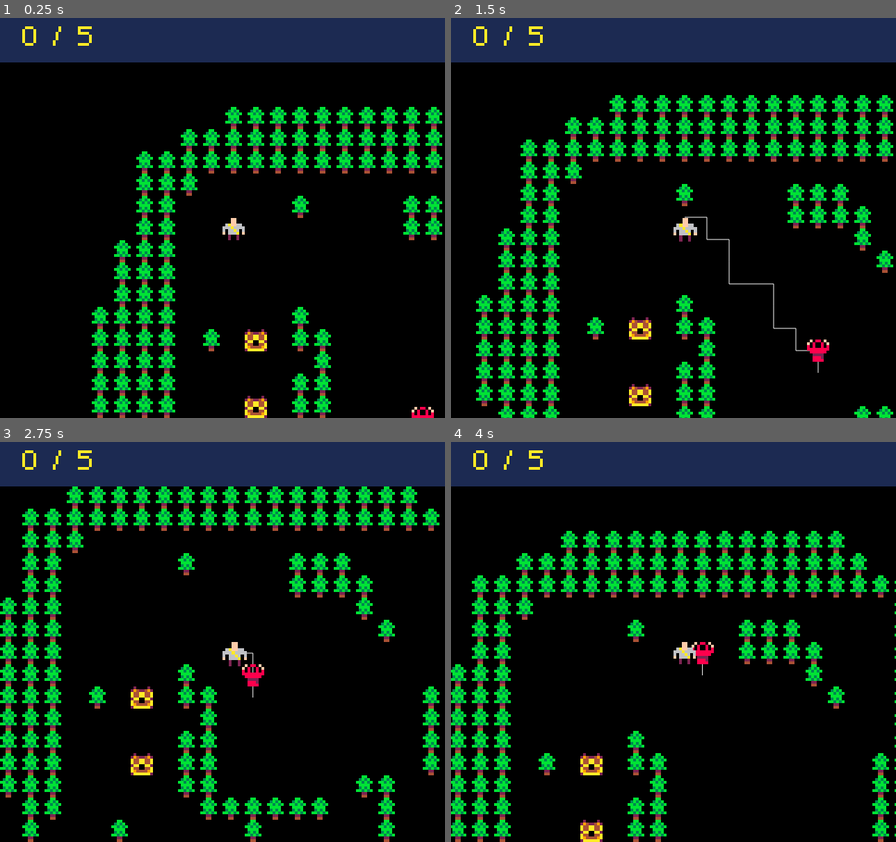
Above: before the commit, frames 1-4 (two rows, left to right).
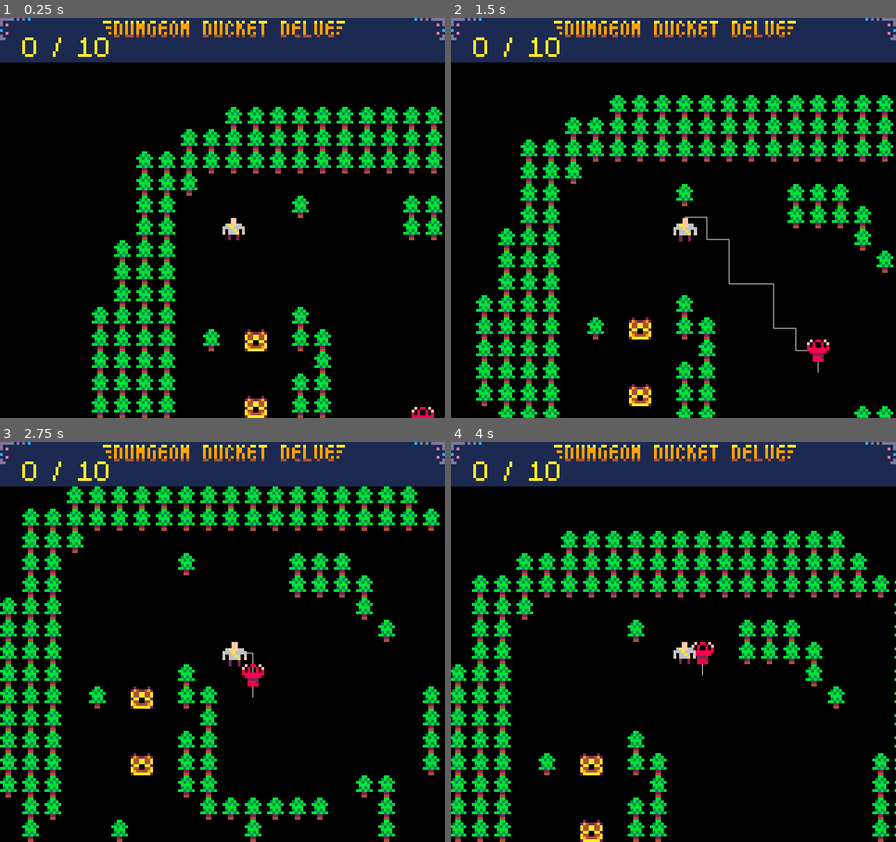
Above: after the commit, the same moments.

Repository: heysai06/dungeon-ducket-delve
Game: Godot game, scene res://Levels/main.tscn
The game is run twice, just before and just after one commit, with the same random seed, the same clock (stepped at 60 frames per second) and the same inputs.
Inputs:
- Up to frame 1 (0.25 s): no input
- Up to frame 2 (1.5 s): tap Enter at 0.5 s; hold Right (ui_right) 0.53-1.28 s; hold Down (ui_down) from 1.28 s (still down)
- Up to frame 3 (2.75 s): release Down (ui_down) at 2.03 s; hold Right (ui_right) from 2.03 s (still down)
- Up to frame 4 (4 s): release Right (ui_right) at 2.78 s; hold Up (ui_up) 2.78-3.53 s; hold Left (ui_left) from 3.53 s (still down)

The runs differ from the first frame. In frame 1, 1.4% of the frame differs, in the area x 0-100%, y 0-10%; in frame 2, 1.4%; in frame 3, 1.4%; in frame 4, 1.4%.

Commit message:
Added header sprite to HUD. Each level can now have their own Ducket Goal

Diff:
--- a/HUD/HUD.gd
+++ b/HUD/HUD.gd
@@ -1,6 +1,7 @@
 extends Control
 
 var player
+var level
 
 func _ready():
 	yield(get_tree(), "idle_frame")
@@ -9,7 +10,9 @@
 	if tree.has_group("Player"):
 		player = tree.current_scene.get_node("Player")
 
+	level = tree.current_scene.get_node("TileMap")
+	print(level)
 
 # Called every frame. 'delta' is the elapsed time since the previous frame.
 func _process(delta):
-	$RichTextLabel.text = String(player.coins_collected) + " / 5"
+	$RichTextLabel.text = String(player.coins_collected) + " / " + String(level.coin_goal)
--- a/HUD/HUD.tscn
+++ b/HUD/HUD.tscn
@@ -1,7 +1,8 @@
-[gd_scene load_steps=4 format=2]
+[gd_scene load_steps=5 format=2]
 
 [ext_resource path="res://fonts/m5x7.ttf" type="DynamicFontData" id=1]
 [ext_resource path="res://HUD/HUD.gd" type="Script" id=2]
+[ext_resource path="res://source_files/ddd_gui_top_bar.png" type="Texture" id=3]
 
 [sub_resource type="DynamicFont" id=1]
 font_data = ExtResource( 1 )
@@ -26,11 +27,16 @@
 
 [node name="RichTextLabel" type="RichTextLabel" parent="."]
 margin_left = 8.0
+margin_top = 4.0
 margin_right = 48.0
-margin_bottom = 16.0
+margin_bottom = 20.0
 custom_fonts/normal_font = SubResource( 1 )
 custom_colors/default_color = Color( 1, 0.92549, 0.152941, 1 )
 text = "0 / 5"
 __meta__ = {
 "_edit_use_anchors_": false
 }
+
+[node name="Sprite" type="Sprite" parent="."]
+position = Vector2( 80, 4 )
+texture = ExtResource( 3 )
--- a/Levels/level_script.gd
+++ b/Levels/level_script.gd
@@ -2,6 +2,8 @@
 
 const BASE_LINE_WIDTH = 0.0
 const DRAW_COLOR = Color.white
+
+export(int) var coin_goal = 5
 
 # The Tilemap node doesn't have clear bounds so we're defining the map's limits here.
 export(Vector2) var map_size = Vector2.ONE * 16
--- a/Levels/main.tscn
+++ b/Levels/main.tscn
@@ -8,6 +8,7 @@
 [node name="Main" type="Node2D"]
 
 [node name="TileMap" parent="." instance=ExtResource( 2 )]
+coin_goal = 10
 
 [node name="Enemy" parent="." instance=ExtResource( 5 )]
 position = Vector2( 80, 72 )
Binary file changed: source_files/ddd_gui_top_bar.png
